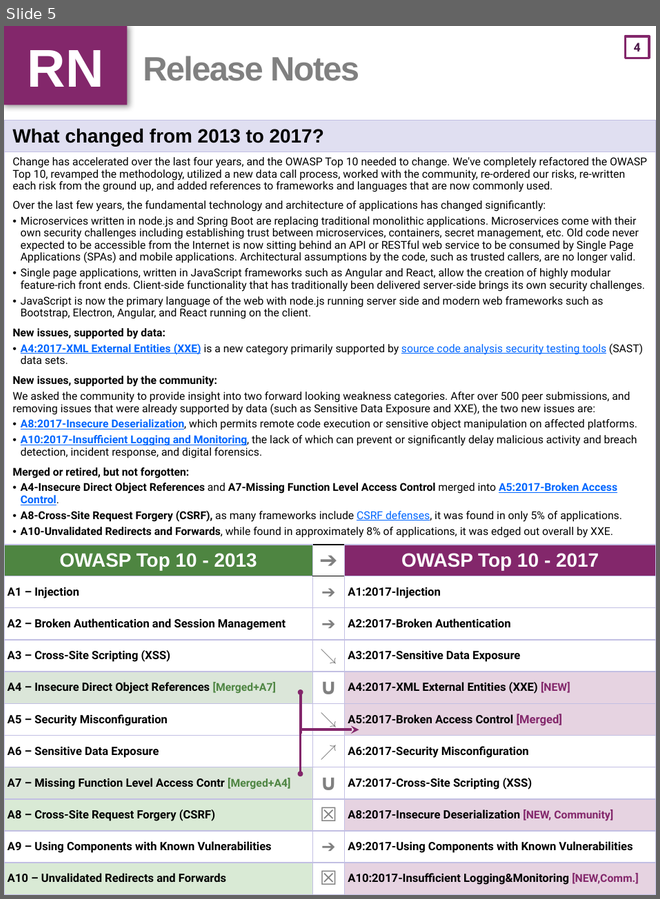
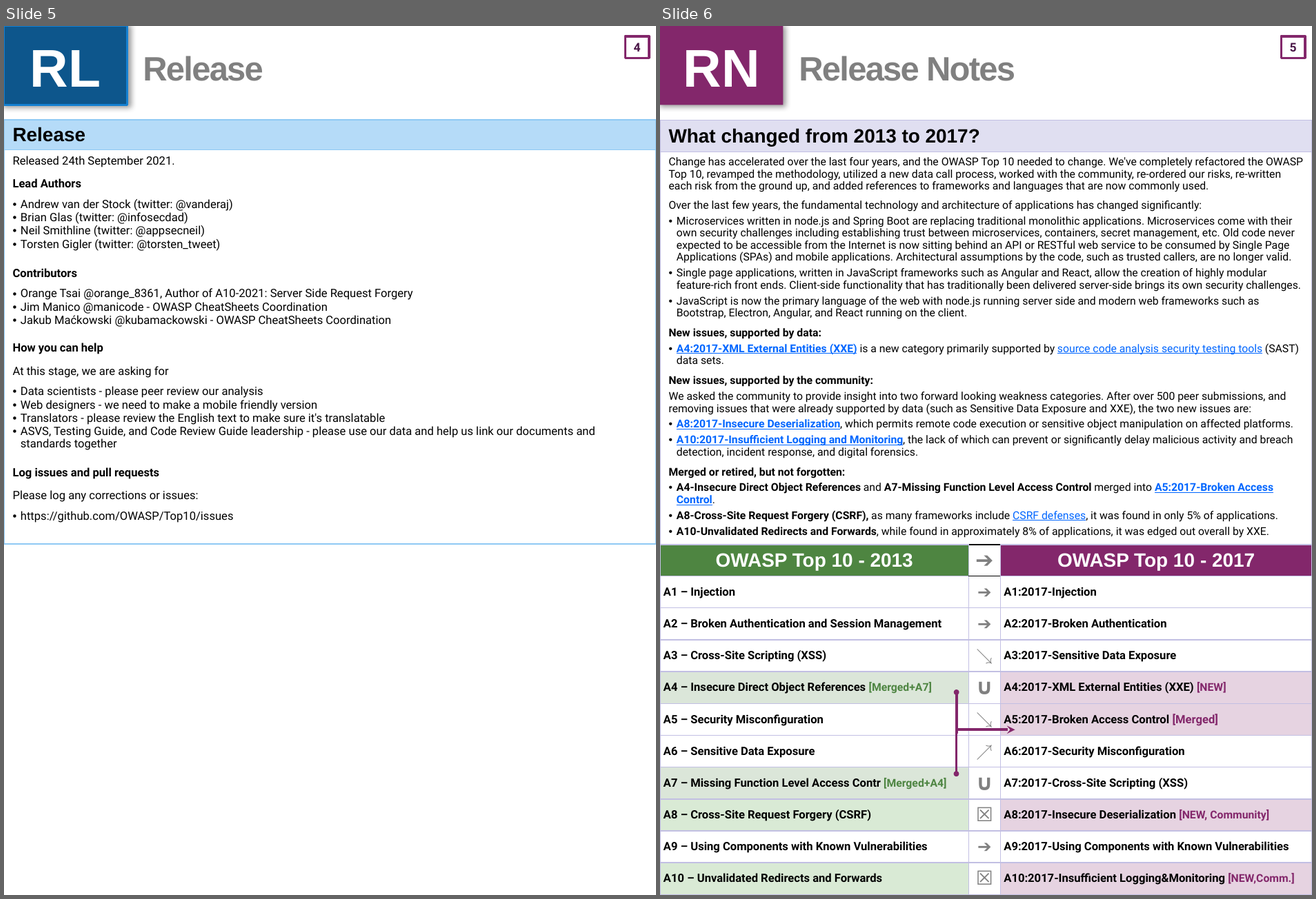
Before and after one commit to OWASP/Top10, a slide deck: 2021/docs/OWASP Top 10-2021 (en).pptx. Shown side by side, each under a label of ours: slide 5 before the commit, slides 5 and 6 after it. The pictures are 660x899 and 1316x899 pixels, drawn with LibreOffice and Linux fonts; fonts in the diff are those of the drawing. Boxes give left, top, right and bottom in pixels: in the first picture for what was removed or moved away, otherwise in the second. Text is boxed around its words. In the diff, an @@ line names an element or a change of style, - is before the commit and + after.

Commit message:
OWASP Top 10 2021 - Making preps to the first pages

```diff
--- a/2021/docs/OWASP Top 10-2021 (en).pptx
+++ b/2021/docs/OWASP Top 10-2021 (en).pptx
@@ slide 5 added at box(4, 26, 656, 895), background #FFFFFF; not listed: 1 template element that a slide beside it also shows @@
@@ text added at box(4, 26, 128, 105), fill #0D558C, outline #1480D1 1.5 pt, 44 pt, text #FFFFFF, bold @@
+RL
@@ title added at box(143, 56, 263, 81), 28 pt, text #808080, bold @@
+Release
@@ table added at box(4, 120, 656, 546), 2 rows, 1 columns @@
+Release
+Released 24th September 2021. / Lead Authors / Andrew van der Stock (twitter: @vanderaj) / Brian Glas (twitter: @infosecdad) / Neil Smithline (twitter: @appsecneil) / Torsten Gigler (twitter: @torsten_tweet) / Contributors / Orange Tsai @orange_8361, Author of A10-2021: Server Side Request Forgery / Jim Manico @manicode - OWASP CheatSheets Coordination / Jakub Maćkowski @kubamackowski - OWASP CheatSheets Coordination / How you can help / At this stage, we are asking for / Data scientists - please peer review our analysis / Web designers - we need to make a mobile friendly version / Translators - please review the English text to make sure it's translatable / ASVS, Testing Guide, and Code Review Guide leadership - please use our data and help us link our documents and standards together / Log issues and pull requests / Please log any corrections or issues: / https://github.com/OWASP/Top10/issues
@@ what was slide 5 is now slide 6 @@
@@ page number at box(1290, 43, 1297, 52): text changed @@
-4
+5
```
Also in this commit, not shown: 2 slides changed.
